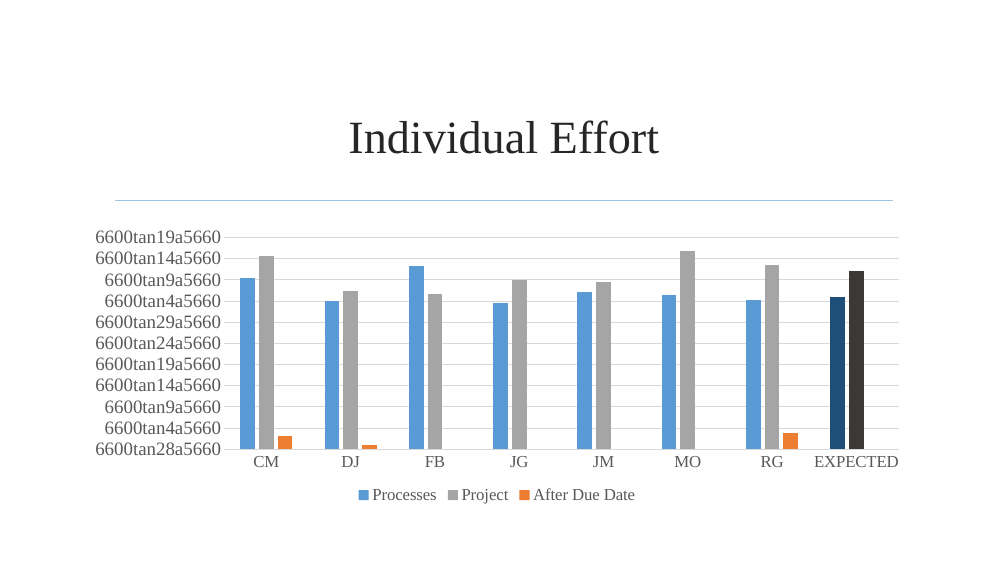
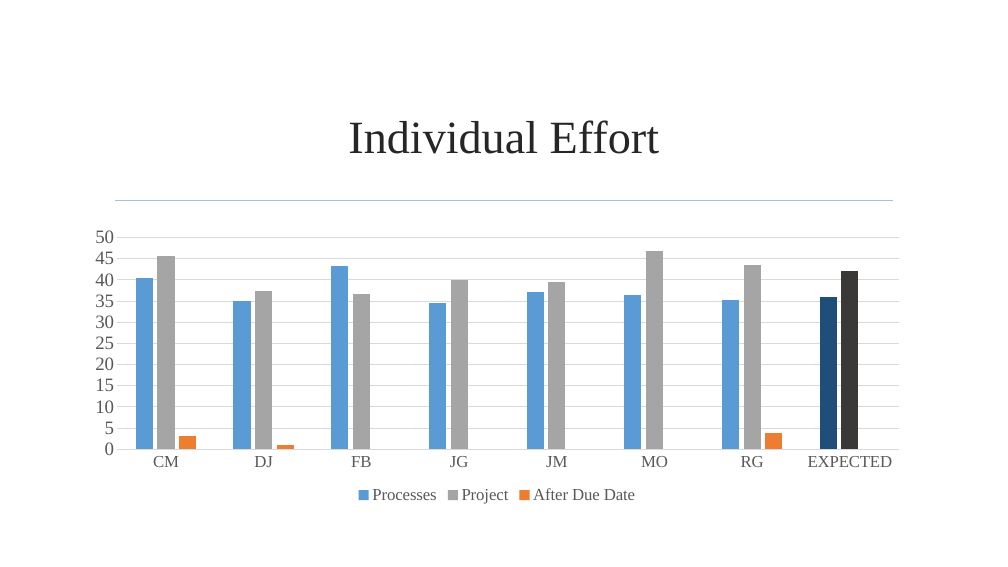
Before and after one commit to jmgirao/projetosoftware1213, a slide deck: slide 19 of Final Presentation/Presentation.pptx (slide 21 before the commit). Drawn at 1008x567 pixels with LibreOffice and Linux fonts; fonts in the diff are those of the drawing; background and template pictures are left out. Boxes give left, top, right and bottom in pixels: in the first picture for what was removed or moved away, otherwise in the second. Text is boxed around its words. In the diff, an @@ line names an element or a change of style, - is before the commit and + after.

```diff
--- a/Final Presentation/Presentation.pptx
+++ b/Final Presentation/Presentation.pptx
@@ column chart at bbox=[79, 222, 916, 508] @@
@@ value axis changed @@
```
Also in this commit, not shown: 3 other slides changed, 3 slides removed.
